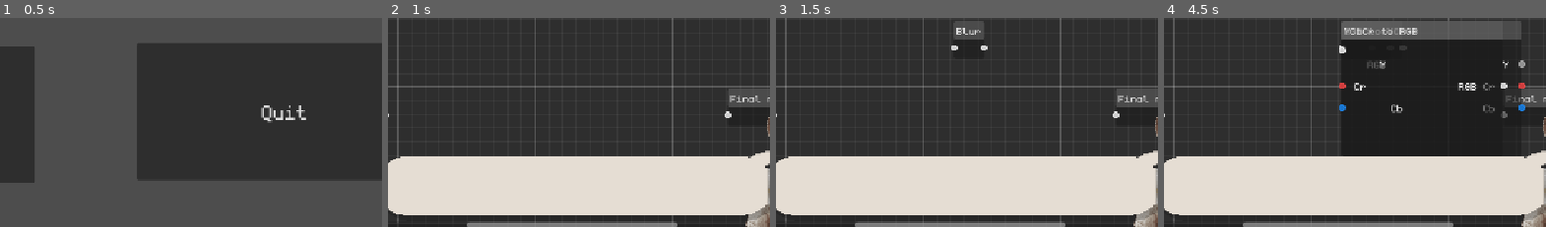
Above: before the commit, frames 1-4 (left to right).
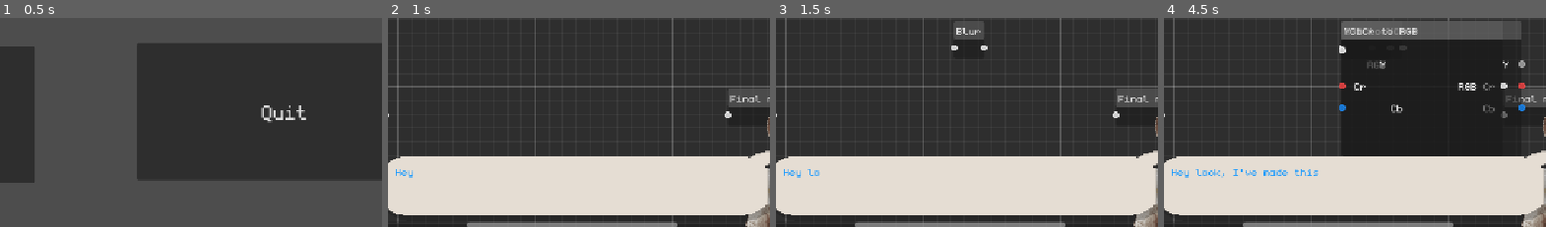
Above: after the commit, the same moments.

Repository: Akkuun/PixOp
Game: Godot game, scene res://Scenes/menu.tscn
Two runs of this game, one before a commit and one after it. Both use one fixed random seed, a clock stepped at 60 frames per second and the inputs below. Sound files missing from this copy of the repository are replaced by a short silence.
Inputs:
- Up to frame 1 (0.5 s): no input
- Up to frame 2 (1 s): click "Play" at 0.5 s
- Up to frame 3 (1.5 s): click "Blur" at 1.25 s
- Up to frame 4 (4.5 s): click "Erosion" at 2 s; click "Downscale" at 2.75 s; click "RGB to YCbCr" at 3.5 s; click "YCbCr to RGB" at 4.25 s
The pictures show only the part of the screen within x 36-86%, y 50-100%; the shares and areas given below are measured in that part.

Frame 1 is identical in both runs. In frame 2, 0.1% of the frame differs, in the area x 2-7%, y 72-77%; in frame 3, 0.2%; in frame 4, 0.6%, in the area x 2-41%, y 72-77%.

Commit message:
add ACVoice

Diff:
--- a/Scenes/mainScene2D.tscn
+++ b/Scenes/mainScene2D.tscn
@@ -18,12 +18,14 @@
 [ext_resource type="PackedScene" uid="uid://on0x5wphpheb" path="res://prefab/Graph/Nodes/dilatation_node.tscn" id="8_c7brk"]
 [ext_resource type="PackedScene" uid="uid://dvd5lsolck4a5" path="res://prefab/Graph/Nodes/difference_node.tscn" id="9_okhx4"]
 [ext_resource type="PackedScene" uid="uid://kbmqltg2ekqs" path="res://prefab/Graph/Nodes/blur_background_node.tscn" id="9_ys8n2"]
+[ext_resource type="AudioStream" uid="uid://bfu05hcof173y" path="res://ressources/sound/connectionSound.mp3" id="13_g0jy3"]
+[ext_resource type="AudioStream" uid="uid://bktn4mdtgohgw" path="res://ressources/sound/clearSound.mp3" id="14_8jv5d"]
 [ext_resource type="Texture2D" uid="uid://c01qo0dengq0s" path="res://ressources/Image/bubble.png" id="18_8jv5d"]
 [ext_resource type="Texture2D" uid="uid://1pdsrwh37p3b" path="res://ressources/Image/lutz_dithered_open_mouth.png" id="19_2tgnd"]
 [ext_resource type="Script" uid="uid://cafytki8vybvm" path="res://Scenes/lutz_animation.gd" id="19_pai0q"]
 [ext_resource type="Texture2D" uid="uid://dngyl4idfch2h" path="res://ressources/Image/lutz_dithered_mouth.png" id="20_2tgnd"]
-[ext_resource type="AudioStream" uid="uid://bfu05hcof173y" path="res://ressources/sound/connectionSound.mp3" id="13_g0jy3"]
-[ext_resource type="AudioStream" uid="uid://bktn4mdtgohgw" path="res://ressources/sound/clearSound.mp3" id="14_8jv5d"]
+[ext_resource type="Script" uid="uid://dx21jcjc4pile" path="res://Scripts/testlabelVoice.gd" id="23_v7c4u"]
+[ext_resource type="Script" uid="uid://dk5us6vi1nl8m" path="res://Scripts/ACVoicebox.gd" id="24_8og7d"]
 
 [node name="MainScene2d" type="Node2D" node_paths=PackedStringArray("current", "target", "graph_edit")]
 position = Vector2(10.11, 0)
@@ -246,10 +248,10 @@
 
 [node name="Start_node" parent="Control/HSplitContainer/GraphEdit" instance=ExtResource("6_hs7us")]
 layout_mode = 0
-offset_left = 41.89
-offset_top = 393.0
-offset_right = 172.89001
-offset_bottom = 448.0
+offset_left = 48.89
+offset_top = 402.0
+offset_right = 179.89001
+offset_bottom = 457.0
 mouse_filter = 1
 position_offset = Vector2(48.89, 402)
 
@@ -259,21 +261,33 @@
 offset_right = 40.0
 offset_bottom = 40.0
 
-[node name="TextureRect" type="TextureRect" parent="TutorialUI"]
+[node name="Lutz Animation" type="Node2D" parent="TutorialUI" node_paths=PackedStringArray("lutz", "lutz_mouth")]
+script = ExtResource("19_pai0q")
+lutz = NodePath("Lutz")
+lutz_mouth = NodePath("LutzMouth")
+
+[node name="TextureRect" type="TextureRect" parent="TutorialUI/Lutz Animation"]
 z_index = 1
-layout_mode = 0
 offset_left = 400.89
 offset_top = 535.0
 offset_right = 981.89
 offset_bottom = 639.0
 texture = ExtResource("18_8jv5d")
-
-[node name="Texte ici ? remplace le node" type="Node2D" parent="TutorialUI/TextureRect"]
-
-[node name="Lutz Animation" type="Node2D" parent="TutorialUI" node_paths=PackedStringArray("lutz", "lutz_mouth")]
-script = ExtResource("19_pai0q")
-lutz = NodePath("Lutz")
-lutz_mouth = NodePath("LutzMouth")
+script = ExtResource("23_v7c4u")
+
+[node name="ACVoicebox" type="AudioStreamPlayer" parent="TutorialUI/Lutz Animation/TextureRect"]
+script = ExtResource("24_8og7d")
+
+[node name="Label" type="Label" parent="TutorialUI/Lutz Animation/TextureRect"]
+layout_mode = 0
+offset_left = 22.0
+offset_top = 22.0
+offset_right = 538.0
+offset_bottom = 81.0
+theme = ExtResource("1_sjd8l")
+theme_override_colors/font_color = Color(0.07058824, 0.5921569, 1, 1)
+autowrap_mode = 2
+clip_text = true
 
 [node name="Lutz" type="Sprite2D" parent="TutorialUI/Lutz Animation"]
 position = Vector2(1017.89, 561.00006)
@@ -284,5 +298,3 @@
 position = Vector2(1017.89, 561.00006)
 scale = Vector2(0.49456516, 0.49456516)
 texture = ExtResource("20_2tgnd")
-theme = ExtResource("1_sjd8l")
-position_offset = Vector2(41.89, 393)
--- /dev/null
+++ b/Scripts/ACVoicebox.gd
@@ -0,0 +1,108 @@
+extends AudioStreamPlayer
+class_name ACVoiceBox
+
+signal characters_sounded(characters)
+signal finished_phrase()
+
+
+const PITCH_MULTIPLIER_RANGE := 0.3
+const INFLECTION_SHIFT := 0.4
+
+@export var base_pitch := 3.5 # (float, 2.5, 4.5)
+
+const sounds = {
+    'a': preload('res://Sounds/a.wav'),
+    'b': preload('res://Sounds/b.wav'),
+    'c': preload('res://Sounds/c.wav'),
+    'd': preload('res://Sounds/d.wav'),
+    'e': preload('res://Sounds/e.wav'),
+    'f': preload('res://Sounds/f.wav'),
+    'g': preload('res://Sounds/g.wav'),
+    'h': preload('res://Sounds/h.wav'),
+    'i': preload('res://Sounds/i.wav'),
+    'j': preload('res://Sounds/j.wav'),
+    'k': preload('res://Sounds/k.wav'),
+    'l': preload('res://Sounds/l.wav'),
+    'm': preload('res://Sounds/m.wav'),
+    'n': preload('res://Sounds/n.wav'),
+    'o': preload('res://Sounds/o.wav'),
+    'p': preload('res://Sounds/p.wav'),
+    'q': preload('res://Sounds/q.wav'),
+    'r': preload('res://Sounds/r.wav'),
+    's': preload('res://Sounds/s.wav'),
+    't': preload('res://Sounds/t.wav'),
+    'u': preload('res://Sounds/u.wav'),
+    'v': preload('res://Sounds/v.wav'),
+    'w': preload('res://Sounds/w.wav'),
+    'x': preload('res://Sounds/x.wav'),
+    'y': preload('res://Sounds/y.wav'),
+    'z': preload('res://Sounds/z.wav'),
+    'th': preload('res://Sounds/th.wav'),
+    'sh': preload('res://Sounds/sh.wav'),
+    ' ': preload('res://Sounds/blank.wav'),
+    '.': preload('res://Sounds/longblank.wav')
+}
+
+
+var remaining_sounds := []
+
+
+func _ready():
+    connect("finished", play_next_sound)
+
+
+func play_string(in_string: String):
+    parse_input_string(in_string)
+    play_next_sound()
+
+
+func play_next_sound():
+    if len(remaining_sounds) == 0:
+        emit_signal("finished_phrase")
+        return
+    var next_symbol = remaining_sounds.pop_front()
+    emit_signal("characters_sounded", next_symbol.characters)
+    # Skip to next sound if no sound exists for text
+    if next_symbol.sound == '':
+        play_next_sound()
+        return
+    var sound: AudioStreamWAV = sounds[next_symbol.sound]
+    # Add some randomness to pitch plus optional inflection for end word in questions
+    pitch_scale = base_pitch + (PITCH_MULTIPLIER_RANGE * randf()) + (INFLECTION_SHIFT if next_symbol.inflective else 0.0)
+    stream = sound
+    play()
+
+
+func parse_input_string(in_string: String):
+    for word in in_string.split(' '):
+        parse_word(word)
+        add_symbol(' ', ' ', false)
+
+
+func parse_word(word: String):
+    var skip_char := false
+    var is_inflective := word[-1] == '?'
+    for i in range(len(word)):
+        if skip_char:
+            skip_char = false
+            continue
+        # If not the last letter, check if next letter makes a two letter substring, e.g. 'th'
+        if i < len(word) - 1:
+            var two_character_substring = word.substr(i, i+2)
+            if two_character_substring.to_lower() in sounds.keys():
+                add_symbol(two_character_substring.to_lower(), two_character_substring, is_inflective)
+                skip_char = true
+                continue
+        # Otherwise check if single character has matching sound, otherwise add a blank character
+        if word[i].to_lower() in sounds.keys():
+            add_symbol(word[i].to_lower(), word[i], is_inflective)
+        else:
+            add_symbol('', word[i], false)
+
+
+func add_symbol(sound: String, characters: String, inflective: bool):
+    remaining_sounds.append({
+        'sound': sound,
+        'characters': characters,
+        'inflective': inflective
+    })
--- /dev/null
+++ b/Scripts/testlabelVoice.gd
@@ -0,0 +1,37 @@
+extends Control
+
+
+@onready var voicebox: ACVoiceBox = $ACVoicebox
+@onready var label: Label = $Label
+
+@onready var conversation = [
+	"Hey look, I've made this Animal Crossing style conversation player in Godot!",
+	"This would be great for placeholder dialogue sounds in my project!",
+	"Check out the instructions on the repo at https://github.com/mattmarch/ACVoicebox",
+    "Awesome, I'll have a look. Thanks a lot!"
+]
+
+var conversation_index: int = 0
+
+
+func _ready():
+	voicebox.connect("characters_sounded", _on_voicebox_characters_sounded)
+	voicebox.connect("finished_phrase", _on_voicebox_finished_phrase)
+	play_next_in_conversation()
+
+
+func _on_voicebox_characters_sounded(characters: String):
+	label.text += characters
+
+
+func _on_voicebox_finished_phrase():
+	conversation_index += 1
+	if conversation_index < conversation.size():
+		play_next_in_conversation()
+
+
+func play_next_in_conversation():
+	if conversation_index < conversation.size():
+		label.text = ""
+		var dialogue_text = conversation[conversation_index]
+		voicebox.play_string(dialogue_text)
Not shown: 1 places in Scenes/mainScene2D.tscn that only renumber resources
Not shown, added: Scripts/ACVoicebox.gd.uid
Not shown, added: Scripts/testlabelVoice.gd.uid
Not shown, added: Sounds/a.wav.import
Not shown, added: Sounds/b.wav.import
Not shown, added: Sounds/blank.wav.import
Not shown, added: Sounds/c.wav.import
Not shown, added: Sounds/d.wav.import
Not shown, added: Sounds/e.wav.import
Not shown, added: Sounds/f.wav.import
Not shown, added: Sounds/g.wav.import
Not shown, added: Sounds/h.wav.import
(and 51 more such lines)
